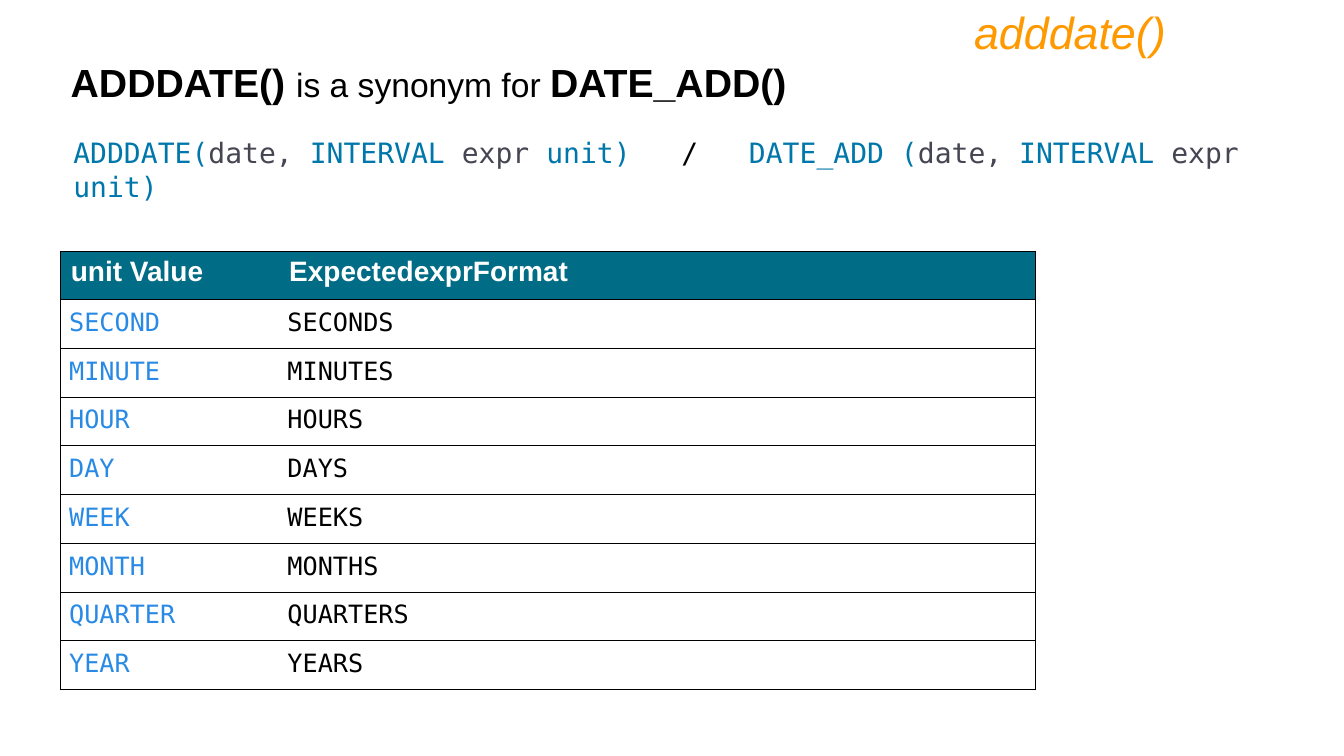
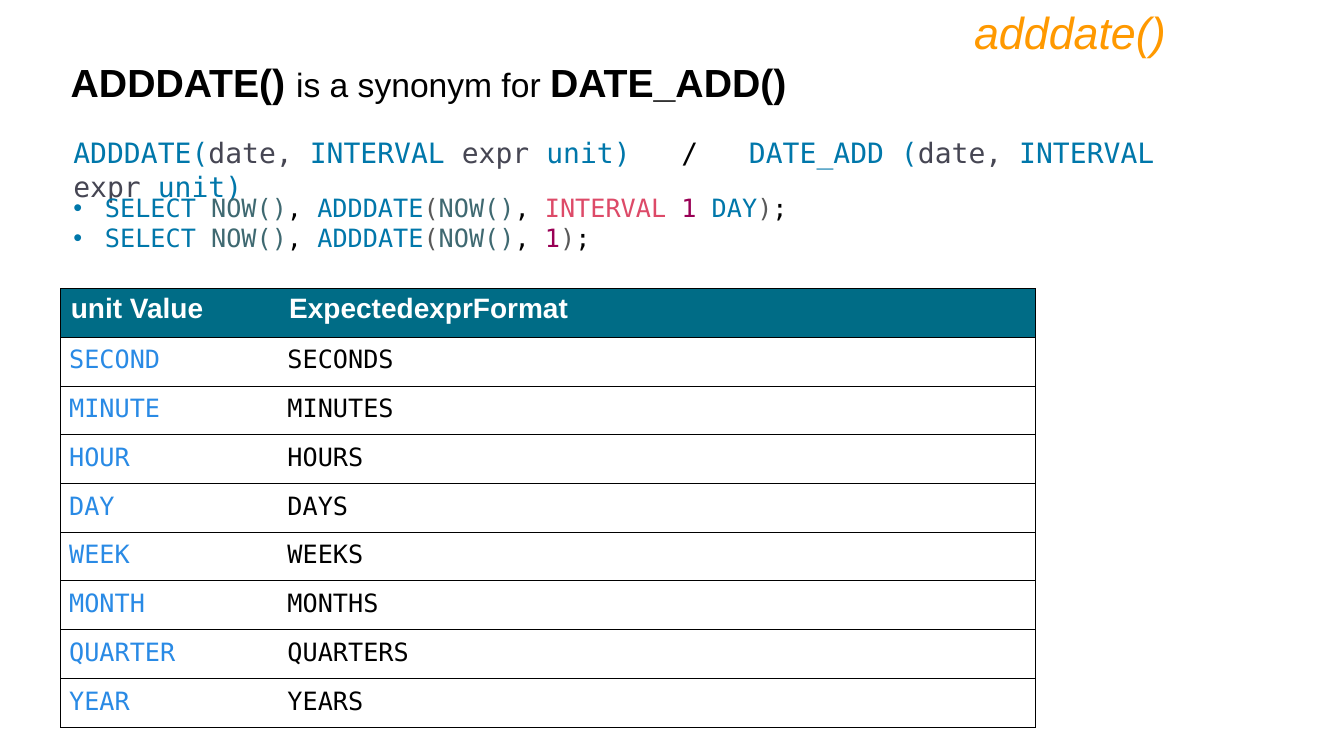
Before and after one commit to sonalikhedkar/Cdac_study, a slide deck: slide 109 of database/IET MySQL PPT Ver9.pptx. Drawn at 1344x756 pixels with LibreOffice and Linux fonts; fonts in the diff are those of the drawing. Boxes give left, top, right and bottom in pixels: in the first picture for what was removed or moved away, otherwise in the second. Text is boxed around its words. In the diff, an @@ line names an element or a change of style, - is before the commit and + after.

```diff
--- a/database/IET MySQL PPT Ver9.pptx
+++ b/database/IET MySQL PPT Ver9.pptx
@@ text "ADDDATE(date, INTERVAL expr unit) / ..." rewrapped from (73,141,1238,170) to (71,141,1154,319) @@
@@ text added at (105,196,788,251), 18 pt, text #0077AA @@
+• SELECT NOW(), ADDDATE(NOW(), INTERVAL 1 DAY);
+• SELECT NOW(), ADDDATE(NOW(), 1);
@@ table: place and size @@
-table at (60,251,1035,690)
+table at (60,288,1035,727)
```
Also in this commit, not shown: 8 other slides changed, 56 slides added, 2 other files.
